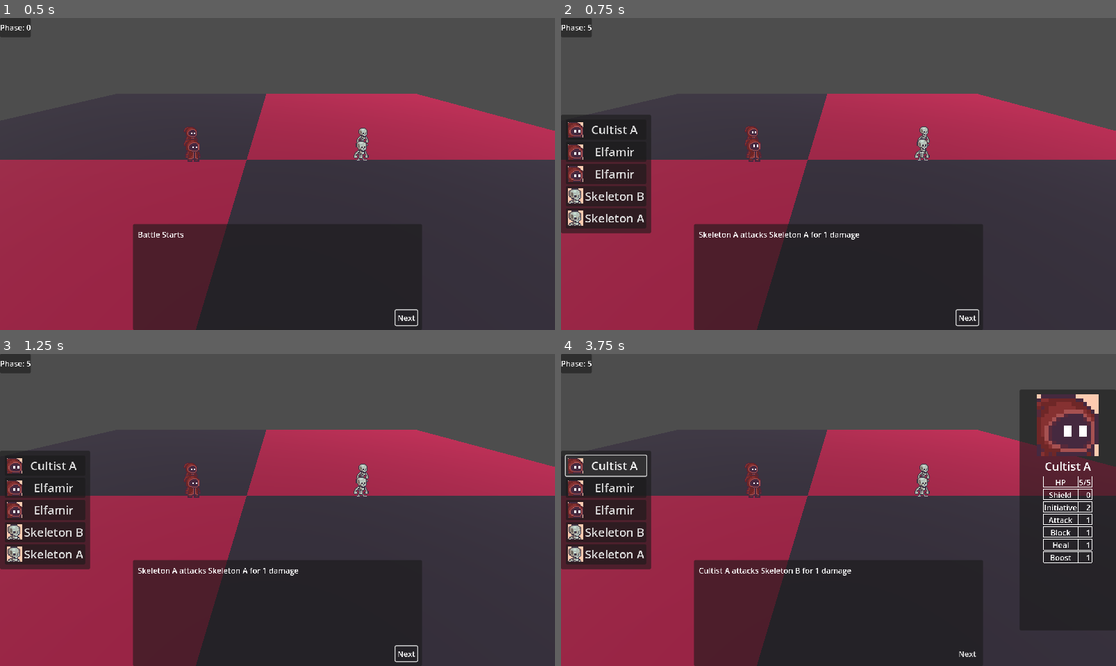
Above: before the commit, frames 1-4 (two rows, left to right).
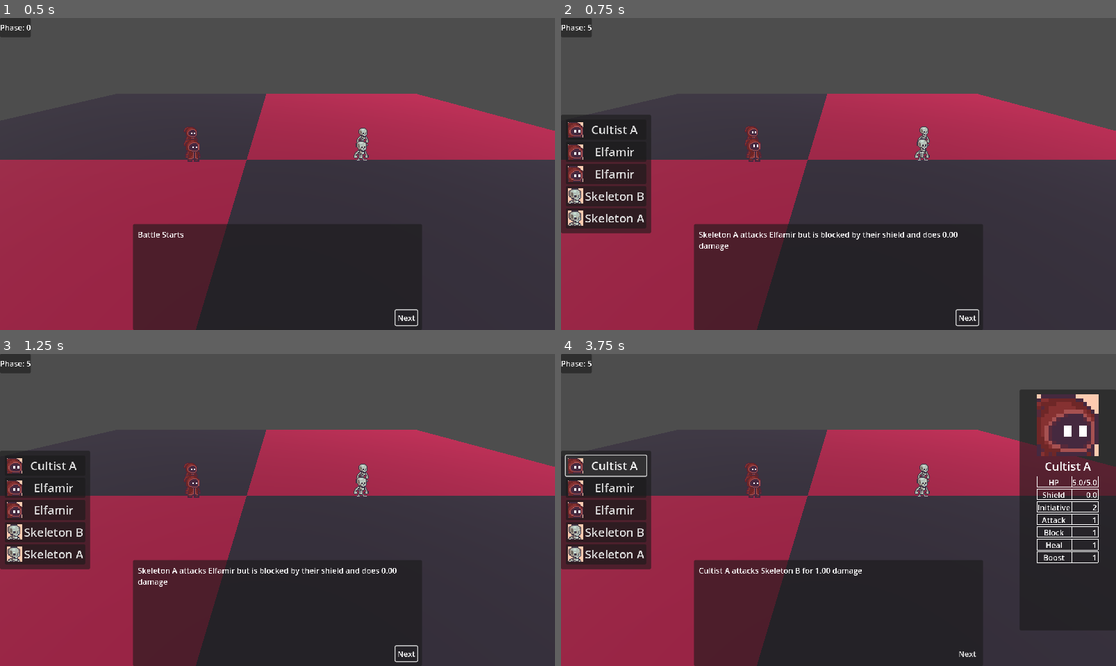
Above: after the commit, the same moments.

Repository: NicolaMigliore/medieval-battles
Game: Godot game, scene res://game_scenes/game_state_machine.tscn
Same seed, same stepped clock (60 frames per second), same inputs: the game is played once before the commit and once after it.
Inputs:
- Up to frame 1 (0.5 s): no input
- Up to frame 2 (0.75 s): click "Next" at 0.5 s
- Up to frame 3 (1.25 s): no input
- Up to frame 4 (3.75 s): click "Next" at 1.25 s; click "ATTACK" at 2 s; click "Skeleton B" at 2.75 s; click "Cultist A" at 3.5 s

Frame 1 is identical in both runs. In frame 2, 0.4% of the frame differs, in the area x 24-72%, y 68-75%; in frame 3, 0.4%; in frame 4, 0.7%, in the area x 46-97%, y 39-72%.

Commit message:
dev: added character bias and AI actions

Diff:
--- a/battle_data.gd
+++ b/battle_data.gd
@@ -8,7 +8,9 @@
 		"is_player_controlled": true,
 		"actor_name": "Elfamir",
 		"actions_per_turn": 2,
-		"initiative": 1
+		"initiative": 1,
+		"block": 2,
+		"hp": 3
 	},
 	{
 		"scene": preload("res://entities/cultist-minion/cultist-minion.tscn"),
@@ -24,14 +26,16 @@
 		"portrait": preload("res://entities/skeleton-minion/skeleton-minion-portrait.png"),
 		"is_player_controlled": false,
 		"actor_name": "Skeleton A",
-		"initiative": 3
+		"initiative": 3,
+		"attack_bias": 0.3
 	},
 	{
 		"scene": preload("res://entities/skeleton-minion/skeleton-minion.tscn"),
 		"portrait": preload("res://entities/skeleton-minion/skeleton-minion-portrait.png"),
 		"is_player_controlled": false,
 		"actor_name": "Skeleton B",
-		"initiative": 1
+		"initiative": 1,
+		"attack_bias": 0.3
 	}
 ]
 var on_victory: Callable
--- a/entities/cultist-minion/cultist_minion.gd
+++ b/entities/cultist-minion/cultist_minion.gd
@@ -14,16 +14,22 @@
 var is_player_controlled = false
 
 # Stats
-@onready var max_hp = 5
+@onready var max_hp: float = 5
 @onready var attack_pwr = 1
 @onready var block_pwr = 1
 @onready var heal_pwr = 1
 @onready var boost_pwr = 1
 
+# Bias to incentivize actions
+@onready var attack_bias: float = 0
+@onready var block_bias: float = 0
+@onready var heal_bias: float = 0
+@onready var boost_bias: float = 0
+
 # Runtime attributes
-@onready var hp = 5
-@onready var block = 0
-var boost = 0				# current boost amount to be applied to the next move
+@onready var hp: float = 5
+@onready var block: float = 0
+var boost: float = 0				# current boost amount to be applied to the next move
 var initiative = 1
 var actions_per_turn = 1
 
@@ -47,20 +53,57 @@
 
 
 #region Evaluate Action
-# NOTE: Can be overridden to give different behaviour to different character types
+# NOTE: Can be overridden to give different behavior to different character types
 func evaluate_action(context: Dictionary) -> Dictionary:
 	var self_c = context.self_combatant
-	var enemies = context.enemies
-	var allies = context.allies
+	var enemies: Array = context.enemies
+	var allies: Array = context.allies
 
 	# evaluate action weights
 	var weights = {
-		"attack" = attack_pwr,
-		"heal" = heal_pwr,
-		"block" = block_pwr,
-		"boost" = boost_pwr
+		"attack" = attack_bias,
+		"heal" = heal_bias,
+		"block" = block_bias,
+		"boost" = boost_bias
 	}
 
+	# healing if allies are weak
+	var healing_interest = 0
+	for ally in allies:
+		if ally.character.hp / ally.character.max_hp < 0.5:
+			healing_interest += 0.2
+	weights.heal += healing_interest
+
+	# boost if allies have higher attack_pwr
+	var boost_interest = 0
+	for ally in allies:
+		if ally.character.attack_pwr / self_c.character.attack_pwr > 1.2:
+			boost_interest += 0.2
+	weights.boost += boost_interest
+
+	# shield if high block_pwr
+	var highest_block = 0
+	for ally in allies:
+		if ally.character.block_pwr > highest_block:
+			highest_block = ally.character.block_pwr
+	var relative_block_pwr = self_c.character.block_pwr / highest_block
+	var relative_block_threshold = 0.75
+	if relative_block_pwr > relative_block_threshold:
+		weights.block += 0.2
+
+	# attack if enemies are almost dead
+	var attack_interest = 0
+	for enemy in enemies:
+		var hp_perc = enemy.character.hp / enemy.character.max_hp
+		if hp_perc <= 0.2:
+			attack_interest += 0.2
+	weights.attack += attack_interest
+
+	# Add random bias
+	var keys = weights.keys()
+	weights[keys.pick_random()] += randf_range(0.05, 0.5)
+
+	# Pick best action
 	var max_weight = 0
 	var best_action = "wait"
 	for action in weights:
@@ -68,8 +111,67 @@
 			max_weight = weights[action]
 			best_action = action
 
-	print("[LOG] Action evaluated: %s -> %s" % [best_action, self_c.character.actor_name])
+	# Select target
+	var best_target = self_c
+	match best_action:
+		"attack":
+			best_target = _get_best_attack_target(enemies)
+		"heal":
+			best_target = _get_best_heal_target(allies)
+		"boost":
+			best_target = _get_best_boost_target(allies.filter(func(ally): return ally.character != self_c.character))
+
+	print("[DEBUG] Weights:
+			attack: %.2f
+			heal: %.2f
+			block: %.2f
+			boost: %.2f" % [weights.attack, weights.heal, weights.block, weights.boost])
+	print("[LOG] Action evaluated: %s -> %s" % [best_action, best_target.character.actor_name])
 
 	# TODO: Evaluate the action to take
-	return { "action": best_action, "target": self_c }
+	return { "action": best_action, "target": best_target }
 #endregion
+
+
+#region Evaluate targets
+func _get_best_attack_target(targets:Array):
+	var best_weight = 0
+	var best_target = targets[0]
+	# var log_msg = ""
+
+	for target in targets:
+		# prefer targets with less HP
+		var target_max_hp: float = target.character.max_hp
+		var target_cur_hp: float = target.character.hp
+		var base_weight: float = 1 - (target_cur_hp / target_max_hp)
+		var weight = base_weight + randf_range(0.0, 0.2)
+		if weight > best_weight:
+			best_weight = weight
+			best_target = target
+
+	# 	log_msg = log_msg + "\n\t %s base_weight: %.2f, weight: %.2f" % [target.character.actor_name, base_weight, weight]
+	# print("[DEBUG] %s" % log_msg)
+
+	return best_target
+
+func _get_best_heal_target(targets:Array):
+	var best_weight = 0
+	var best_target = targets[0]
+	for target in targets:
+		# prefer targets with less HP
+		var target_max_hp: float = target.character.max_hp
+		var target_cur_hp: float = target.character.hp
+		var base_weight: float = 1 - (target_cur_hp / target_max_hp)
+		var weight = base_weight + randf_range(0.0, 0.2)
+		if weight > best_weight:
+			best_weight = weight
+			best_target = target
+
+	return best_target
+
+func _get_best_boost_target(targets:Array):
+	# TODO: Consider implementing logic to decide to boost an attack rather than a defense
+	var best_target = targets.pick_random()
+	return best_target
+
+#endregion
--- a/game_scenes/battle_manager.gd
+++ b/game_scenes/battle_manager.gd
@@ -31,16 +31,16 @@
 	# init allies
 	for i in BattleData.allies.size():
 		var character = BattleData.allies[i].scene.instantiate()
+		ally_slots.get_child(i).add_child(character)
 		character.init(BattleData.allies[i])
-		ally_slots.get_child(i).add_child(character)
 		var actions_per_turn =_get_actions_per_turn(character)
 		_combatants.append({ "team": 1, "character": character, "actions_per_turn": actions_per_turn})
 
 	# init enemies
 	for i in BattleData.enemies.size():
 		var character = BattleData.enemies[i].scene.instantiate()
+		enemy_slots.get_child(i).add_child(character)
 		character.init(BattleData.enemies[i])		# configure character stats
-		enemy_slots.get_child(i).add_child(character)
 		var actions_per_turn =_get_actions_per_turn(character)
 		_combatants.append({ "team": 2, "character": character, "actions_per_turn": actions_per_turn })
 
@@ -192,17 +192,28 @@
 	execution_message = "- MISSING MESSAGE -"
 	match cur_action.name:
 		"attack":
-			var amount = _get_damage_amount()
+			var amount:float = _get_damage_amount()
+			var block_amount = cur_target.character.block
+			if block_amount > 0:
+				cur_target.character.block = max(0, cur_target.character.block - amount)
+				amount = max(0, amount - block_amount)
 			cur_target.character.hp -= amount
-			execution_message = "%s attacks %s for %d damage" % [
-				cur_unit.character.actor_name,
-				cur_target.character.actor_name,
-				amount
-			]
+			if block_amount > 0:
+				execution_message = "%s attacks %s but is blocked by their shield and does %.2f damage" % [
+					cur_unit.character.actor_name,
+					cur_target.character.actor_name,
+					amount
+				]
+			else:
+				execution_message = "%s attacks %s for %.2f damage" % [
+					cur_unit.character.actor_name,
+					cur_target.character.actor_name,
+					amount
+				]
 		"heal":
-			var amount = _get_heal_amount()
+			var amount:float = _get_heal_amount()
 			cur_target.character.hp = min(cur_target.character.max_hp, cur_target.character.hp + amount)
-			execution_message = "%s heals %s for %d hp" % [
+			execution_message = "%s heals %s for %.2f hp" % [
 				cur_unit.character.actor_name,
 				cur_target.character.actor_name,
 				amount
@@ -210,7 +221,7 @@
 		"block":
 			var amount = _get_block_amount()
 			cur_target.character.block += amount
-			execution_message = "%s shields %s for %d shield power bringing the total to %d" % [
+			execution_message = "%s shields %s for %.2f shield power bringing the total to %.2f%%" % [
 				cur_unit.character.actor_name,
 				cur_target.character.actor_name,
 				amount,
@@ -219,14 +230,18 @@
 		"boost":
 			var amount = _get_boost_amount()
 			cur_target.character.boost += amount
-			execution_message = "%s boosts %s's next action" % [
+			execution_message = "%s boosts %s's next action by %d" % [
 				cur_unit.character.actor_name,
-				cur_target.character.actor_name
+				cur_target.character.actor_name,
+				amount * 100
 			]
 		"wait":
 			execution_message = "%s waits before taking an action" % [
 				cur_unit.character.actor_name
 			]
+
+	# Clear current boost value
+	cur_unit.character.boost = 0
 
 	# show dialog
 	battle_ui.show_ui("Execute")
@@ -243,10 +258,47 @@
 # Get current unit's attack value considering effects and boosts
 func _get_damage_amount() -> float:
 	var base_dmg = cur_unit.character.attack_pwr
+	var boost_amount = base_dmg * cur_unit.character.boost
+
+	# TODO: calculate equipment modifiers
+
+	var final_dmg = base_dmg + boost_amount
+	return final_dmg
+#endregion
+
+#region Heal
+func _get_heal_amount() -> float:
+	var base_heal = cur_unit.character.heal_pwr
+	var boost_amount = base_heal * cur_unit.character.boost
+
+	# TODO: calculate equipment modifiers
+
+	var final_heal = base_heal + boost_amount
+	return final_heal
+#endregion
+
+# region Block
+func _get_block_amount() -> float:
+	var base_block = cur_unit.character.block_pwr
+	var boost_amount = base_block * cur_unit.character.boost
+
 	# TODO: calculate modifiers
-	var final_dmg = base_dmg
-	return final_dmg
-
+
+	var final_block = base_block + boost_amount
+	return final_block
+#endregion
+
+# region Boost
+func _get_boost_amount() -> float:
+	var base_boost = cur_unit.character.boost_pwr
+
+	# TODO: calculate modifiers
+
+	var final_boost = base_boost
+	return final_boost
+#endregion
+
+#region Status Effects
 # Add a status effect to the current target
 func _add_status_effects(_status_effects:Array) -> void:
 	pass
@@ -254,31 +306,6 @@
 func _apply_status_effects() -> void:
 	pass
 #endregion
-
-#region Heal
-func _get_heal_amount() -> float:
-	var base_heal = cur_unit.character.heal_pwr
-	# TODO: calculate modifiers
-	var final_heal = base_heal
-	return final_heal
-#endregion
-
-# region Block
-func _get_block_amount() -> float:
-	var base_block = cur_unit.character.block_pwr
-	# TODO: calculate modifiers
-	var final_block = base_block
-	return final_block
-#endregion
-
-# region Block
-func _get_boost_amount() -> float:
-	var base_boost = cur_unit.character.boost_pwr
-	# TODO: calculate modifiers
-	var final_boost = base_boost
-	return final_boost
-#endregion
-
 
 func _end_turn() -> void:
 	_populate_initiative_panel()
--- a/project.godot
+++ b/project.godot
@@ -19,6 +19,33 @@
 
 BattleData="*res://battle_data.gd"
 
+[input]
+
+input_up={
+"deadzone": 0.2,
+"events": [Object(InputEventKey,"resource_local_to_scene":false,"resource_name":"","device":-1,"window_id":0,"alt_pressed":false,"shift_pressed":false,"ctrl_pressed":false,"meta_pressed":false,"pressed":false,"keycode":0,"physical_keycode":4194320,"key_label":0,"unicode":0,"location":0,"echo":false,"script":null)
+, Object(InputEventKey,"resource_local_to_scene":false,"resource_name":"","device":-1,"window_id":0,"alt_pressed":false,"shift_pressed":false,"ctrl_pressed":false,"meta_pressed":false,"pressed":false,"keycode":0,"physical_keycode":87,"key_label":0,"unicode":119,"location":0,"echo":false,"script":null)
+]
+}
+input_down={
+"deadzone": 0.2,
+"events": [Object(InputEventKey,"resource_local_to_scene":false,"resource_name":"","device":-1,"window_id":0,"alt_pressed":false,"shift_pressed":false,"ctrl_pressed":false,"meta_pressed":false,"pressed":false,"keycode":0,"physical_keycode":4194322,"key_label":0,"unicode":0,"location":0,"echo":false,"script":null)
+, Object(InputEventKey,"resource_local_to_scene":false,"resource_name":"","device":-1,"window_id":0,"alt_pressed":false,"shift_pressed":false,"ctrl_pressed":false,"meta_pressed":false,"pressed":false,"keycode":0,"physical_keycode":83,"key_label":0,"unicode":115,"location":0,"echo":false,"script":null)
+]
+}
+input_left={
+"deadzone": 0.2,
+"events": [Object(InputEventKey,"resource_local_to_scene":false,"resource_name":"","device":-1,"window_id":0,"alt_pressed":false,"shift_pressed":false,"ctrl_pressed":false,"meta_pressed":false,"pressed":false,"keycode":0,"physical_keycode":4194319,"key_label":0,"unicode":0,"location":0,"echo":false,"script":null)
+, Object(InputEventKey,"resource_local_to_scene":false,"resource_name":"","device":-1,"window_id":0,"alt_pressed":false,"shift_pressed":false,"ctrl_pressed":false,"meta_pressed":false,"pressed":false,"keycode":0,"physical_keycode":65,"key_label":0,"unicode":97,"location":0,"echo":false,"script":null)
+]
+}
+input_right={
+"deadzone": 0.2,
+"events": [Object(InputEventKey,"resource_local_to_scene":false,"resource_name":"","device":-1,"window_id":0,"alt_pressed":false,"shift_pressed":false,"ctrl_pressed":false,"meta_pressed":false,"pressed":false,"keycode":0,"physical_keycode":4194321,"key_label":0,"unicode":0,"location":0,"echo":false,"script":null)
+, Object(InputEventKey,"resource_local_to_scene":false,"resource_name":"","device":-1,"window_id":0,"alt_pressed":false,"shift_pressed":false,"ctrl_pressed":false,"meta_pressed":false,"pressed":false,"keycode":0,"physical_keycode":68,"key_label":0,"unicode":100,"location":0,"echo":false,"script":null)
+]
+}
+
 [rendering]
 
 textures/canvas_textures/default_texture_filter=3
Not shown, changed: notes.md
